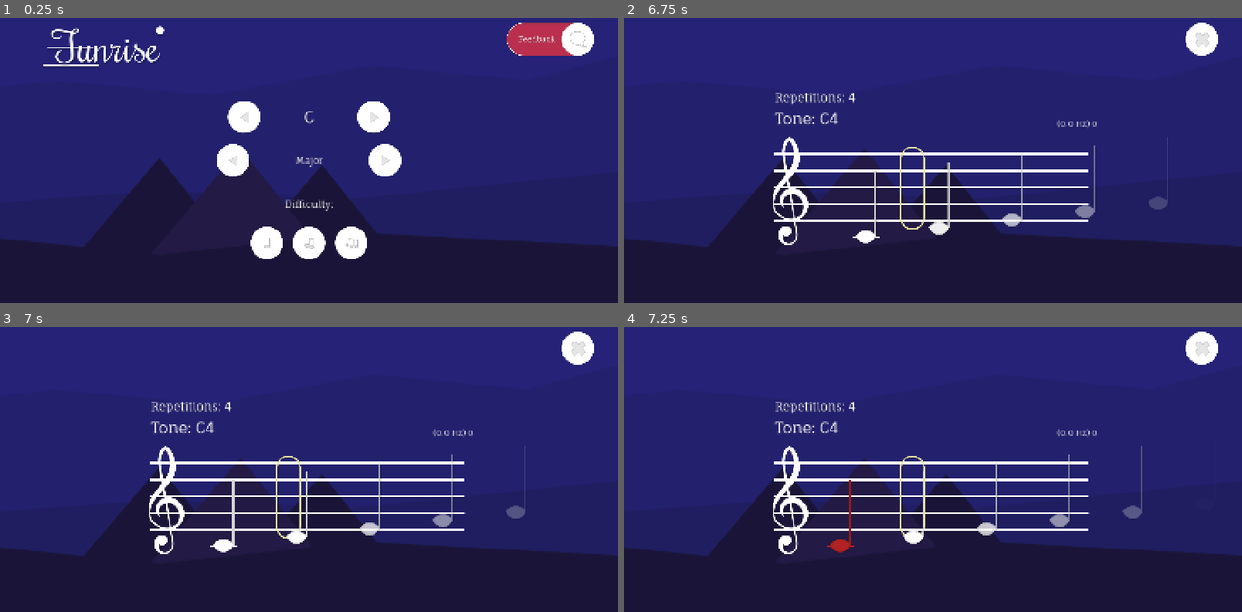
Above: before the commit, frames 1-4 (two rows, left to right).
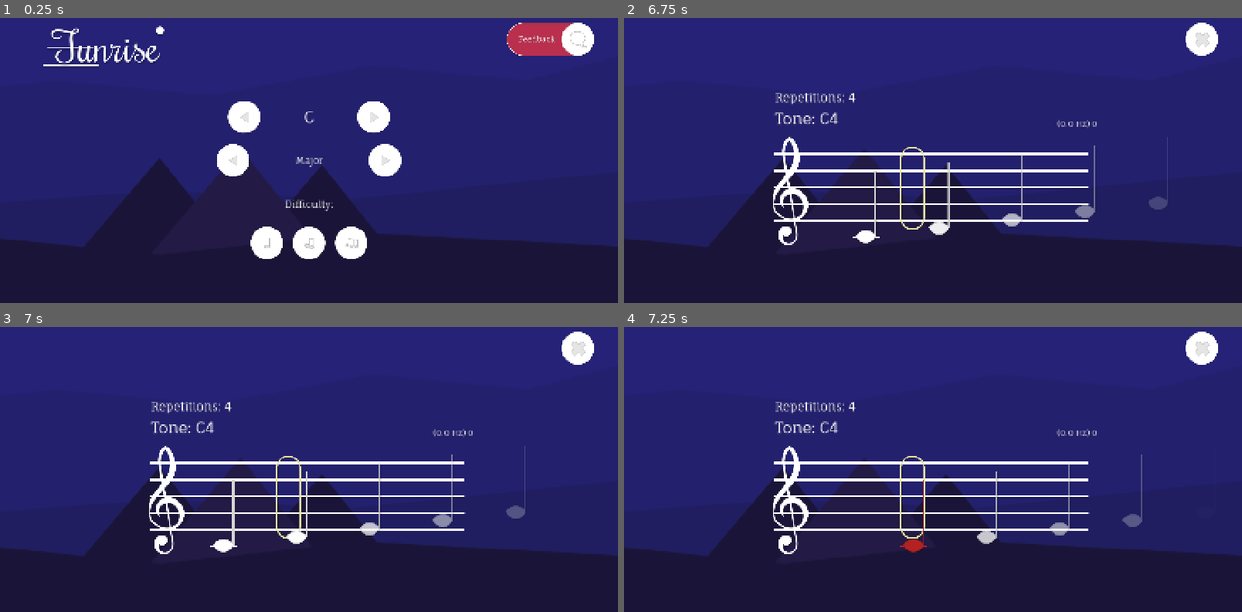
Above: after the commit, the same moments.

Repository: jw-xplore/TunnerScalePrototype
Game: Godot game, scene res://Game/Levels/Game.tscn
Two runs of this game, one before a commit and one after it. Both use one fixed random seed, a clock stepped at 60 frames per second and the inputs below. Sound files missing from this copy of the repository are replaced by a short silence.
Inputs (mouse positions are in pixels of both pictures, inside the frame that each line leads up to):
- Up to frame 1 (0.25 s): no input
- Up to frame 2 (6.75 s): click (889, 243) at 0.5 s; click (1204, 37) at 1.25 s; click (889, 243) at 2 s
- Up to frame 3 (7 s): no input
- Up to frame 4 (7.25 s): no input

Frames 1-3 are identical in both runs. In frame 4, 0.9% of the frame differs, in the area x 32-84%, y 41-80%.

Commit message:
Changed: Failing note will stop on last note without restarting

Diff:
--- a/Game/Levels/ToneGame.gd
+++ b/Game/Levels/ToneGame.gd
@@ -46,7 +46,6 @@
 var target_progression: int = 0
 var reps_to_do: int = 0
 
-var has_failed = false
 var run_metro = true
 var bpm_time = 0.0
 var bpm_time_count = 0.0
@@ -99,15 +98,13 @@
 
 	# Fix mistake
 	if mistake:
-		var cur_note = tone_recognition.current_note + str(tone_recognition.current_octave)
+		var cur_note:String = tone_recognition.current_note + str(tone_recognition.current_octave)
 		if (last_note_hit + 1) == current_pos and cur_note == tones[current_pos]:
 			mistake = false
 			run_metro = true
 
 
 	# Sheets rendered update
-	#var time = metro.get_playback_position() + AudioServer.get_time_since_last_mix()
-	#time -= AudioServer.get_output_latency()
 	if run_metro:
 		sheet_renderer.move_notes(delta)
 	if run_metro and sheet_renderer.can_create_new_sequence() and reps_to_do > 1:
@@ -137,14 +134,10 @@
 		bpm_time_count = 0
 		beats_passed += 1
 
-		# Restart - here to sync with beat
-		if has_failed:
-			restart_progression()
-
 func tone_progress(delta: float):
 	if bpm_time_count < bpm_time:
 		# Check note was hit within current beat
-		var cur_note = tone_recognition.current_note + str(tone_recognition.current_octave)
+		var cur_note: String = tone_recognition.current_note + str(tone_recognition.current_octave)
 
 		var pas: bool = (_debug_note_success == true) or cur_note == tones[current_pos]
 
@@ -186,26 +179,20 @@
 					win = true
 
 		else:
-			# Restart if failed
-			#current_pos = 0
-			#last_note_hit = -1
-			#has_failed = true
-			#tone_audio_player.play()
-			#running = false
+			# Mistake
 			run_metro = false
 			mistake = true
+
+			#current_pos -= 1
+			#last_note_hit -= 1
+
+			beats_passed -= 1
+			sheet_renderer.set_notes_position(beats_passed -wait_for_beat - 1)
 
 			sheet_renderer.tested_note_feedback(false)
 			tone_recognition.clear_current_note()
 			on_scale_fail.emit()
 
-
-func restart_progression():
-	sheet_renderer.clear_sheet()
-	sheet_renderer.create_sequece(tones)
-	sheet_renderer.set_notes_position(-wait_for_beat - beat_offset)
-	has_failed = false
-	beats_passed = 0
 
 func progression_ui(delta: float):
 	lbl_current_tone.text = "Tone: " + tones[current_pos]
@@ -219,18 +206,6 @@
 		lbl_recognized_tone.text = "(" +  str(tone_recognition.current_fq) + " Hz) " + tone_recognition.current_note + str(tone_recognition.current_octave)
 		regognized_tone_ui_timer = regognized_tone_ui_delay
 
-	# Show success color
-	"""
-	if current_pos == last_note_hit:
-		lbl_current_tone.modulate = Color.LIME_GREEN
-	else:
-		lbl_current_tone.modulate = Color.WHITE
-	"""
-
-# Character callback
-func on_character_reach_target():
-	run_metro = true
-	tone_recognition.clear_current_note()
 
 # UI callbacks
 func _on_bpm_slider_value_changed(value: float) -> void:
--- a/Game/Scripts/SheetRenderer.gd
+++ b/Game/Scripts/SheetRenderer.gd
@@ -116,14 +116,14 @@
 func note_node_id(note: Node) -> int:
 	var i: int = 0
 	for n in notes_holder.get_children():
-		i += 1
 		if n == note:
 			return i
+		i += 1
 
 	return -1
 
 func set_notes_position(beats: int):
-	var pos = note_distance * (beats - sign(beats) * 1)
+	var pos = note_distance * (beats + 1)
 	notes_holder.position = Vector2(-pos, 0)
 
 func set_check_area_beat_offset(beats: int):
@@ -142,14 +142,12 @@
 	# update tested note
 	if tested_note == null:
 		tested_note = notes_holder.get_child(0)
-	else:
-		if notes_holder.global_position.x - tested_note.global_position.x < note_distance:
-			tested_note = notes_holder.get_child(note_node_id(tested_note))
 
 	# Color note
 	if tested_note != null:
 		if success:
 			tested_note.modulate = Color.AQUAMARINE
+			tested_note = notes_holder.get_child(note_node_id(tested_note) + 1)
 			#print("Hit with offset: " + str(check_area.global_position.x - tested_note.global_position.x))
 		else:
 			tested_note.modulate = Color.FIREBRICK
